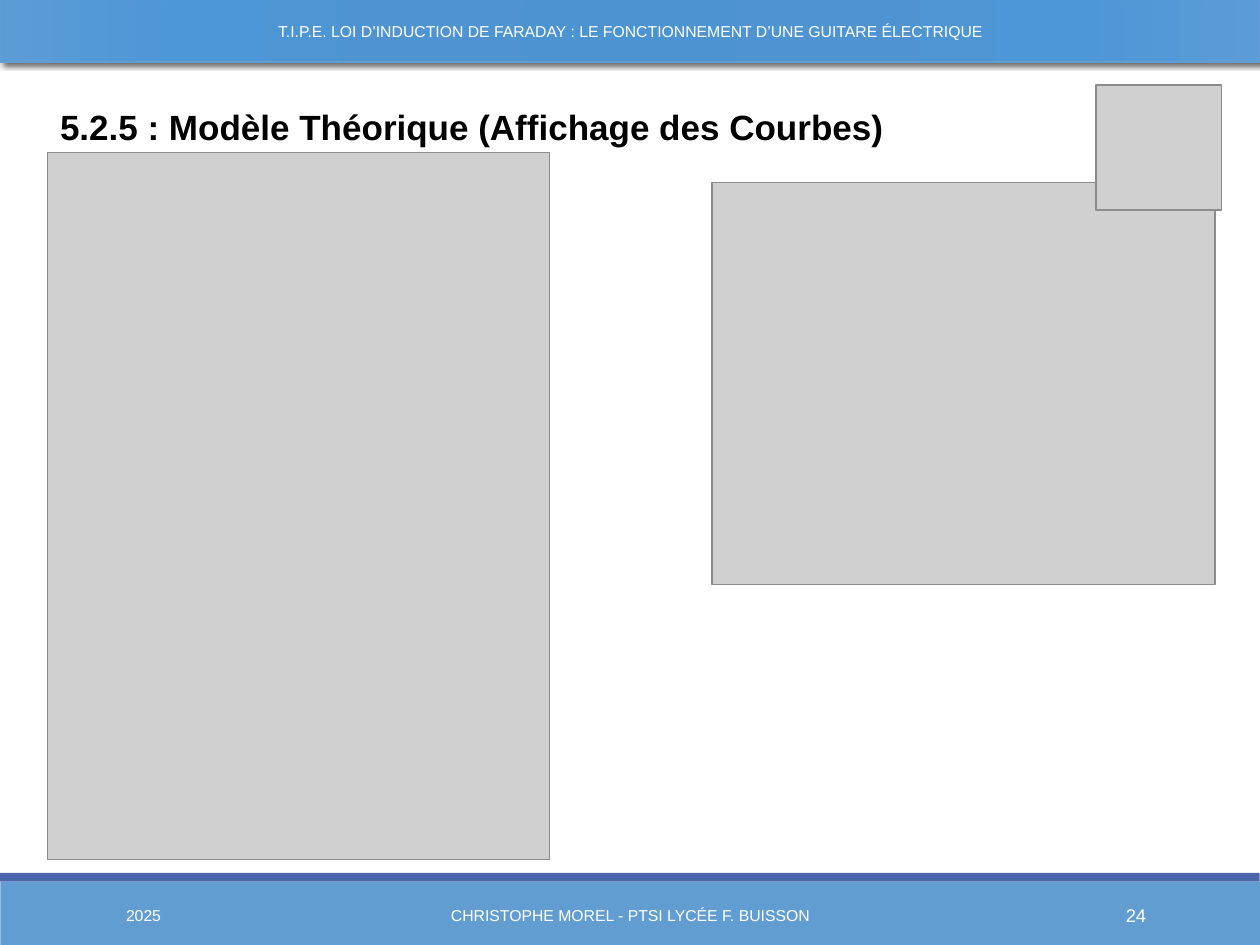
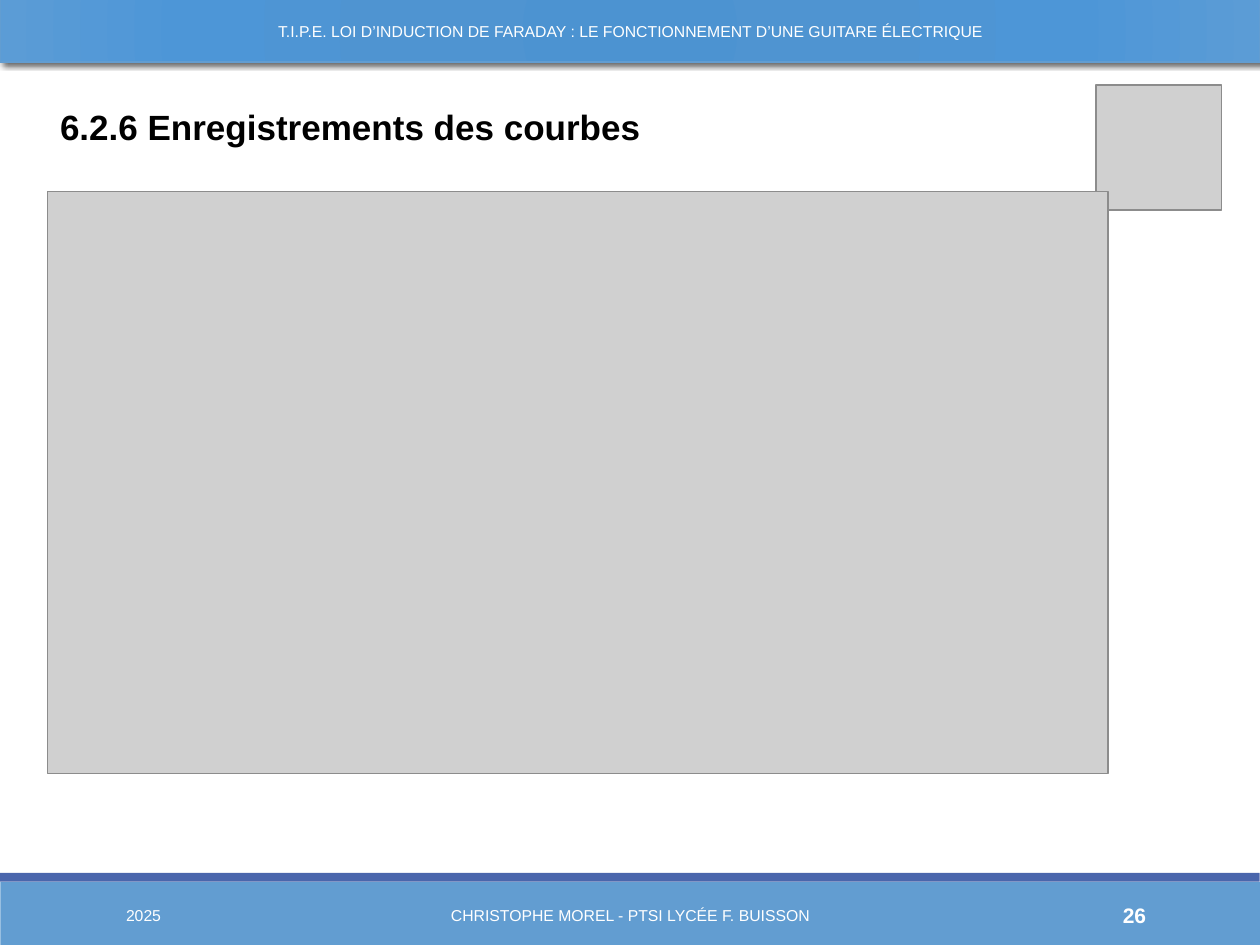
Before and after one commit to Chrismorel7/TIPE---Micro_guitare_elec, a slide deck: slide 26 of Views/Novembre.pptx (slide 24 before the commit). Drawn at 1260x945 pixels with LibreOffice and Linux fonts; fonts in the diff are those of the drawing; grey boxes stand for pictures. Boxes give left, top, right and bottom in pixels: in the first picture for what was removed or moved away, otherwise in the second. Text is boxed around its words. In the diff, an @@ line names an element or a change of style, - is before the commit and + after.

```diff
--- a/Views/Novembre.pptx
+++ b/Views/Novembre.pptx
@@ text at (60, 114, 640, 147): text changed @@
-5.2.5 : Modèle Théorique (Affichage des Courbes)
+6.2.6 Enregistrements des courbes
@@ picture removed at (48, 152, 551, 859) @@
@@ picture added at (48, 192, 1109, 774) @@
@@ picture removed at (712, 183, 1215, 585) @@
@@ page number at (1123, 908, 1146, 923): text changed; size 10.5 to 12 pt; bold on @@
-24
+26
```
Also in this commit, not shown: 18 other slides changed, 2 slides added, 1 slide removed, 16 other files.
